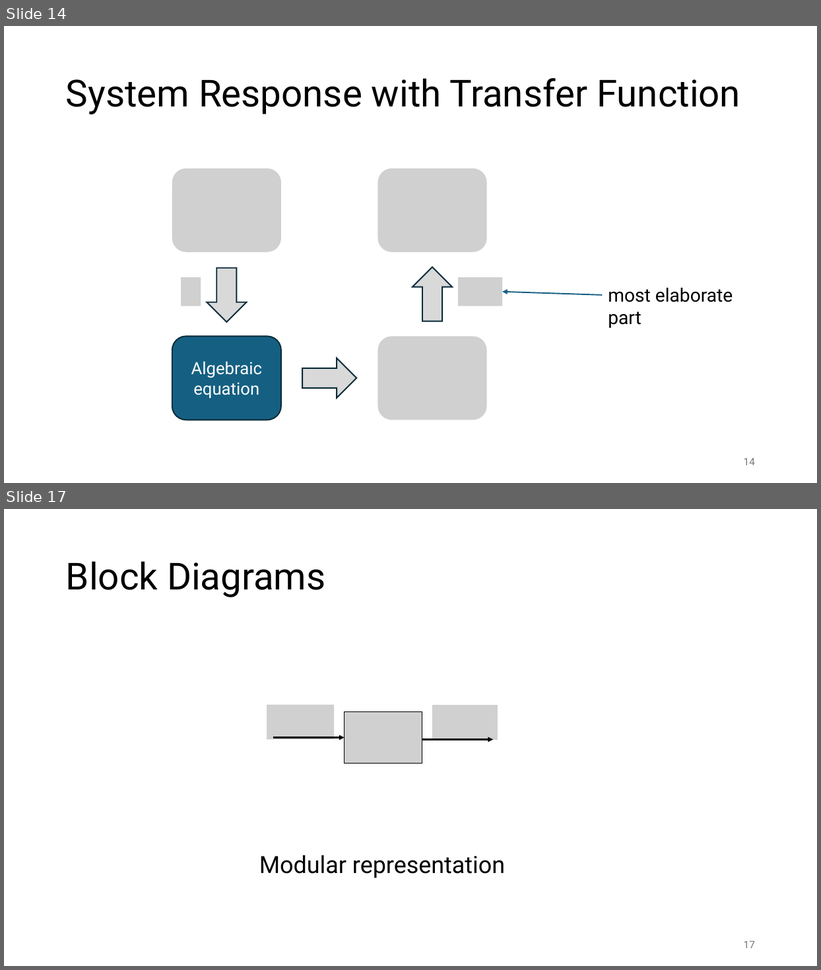
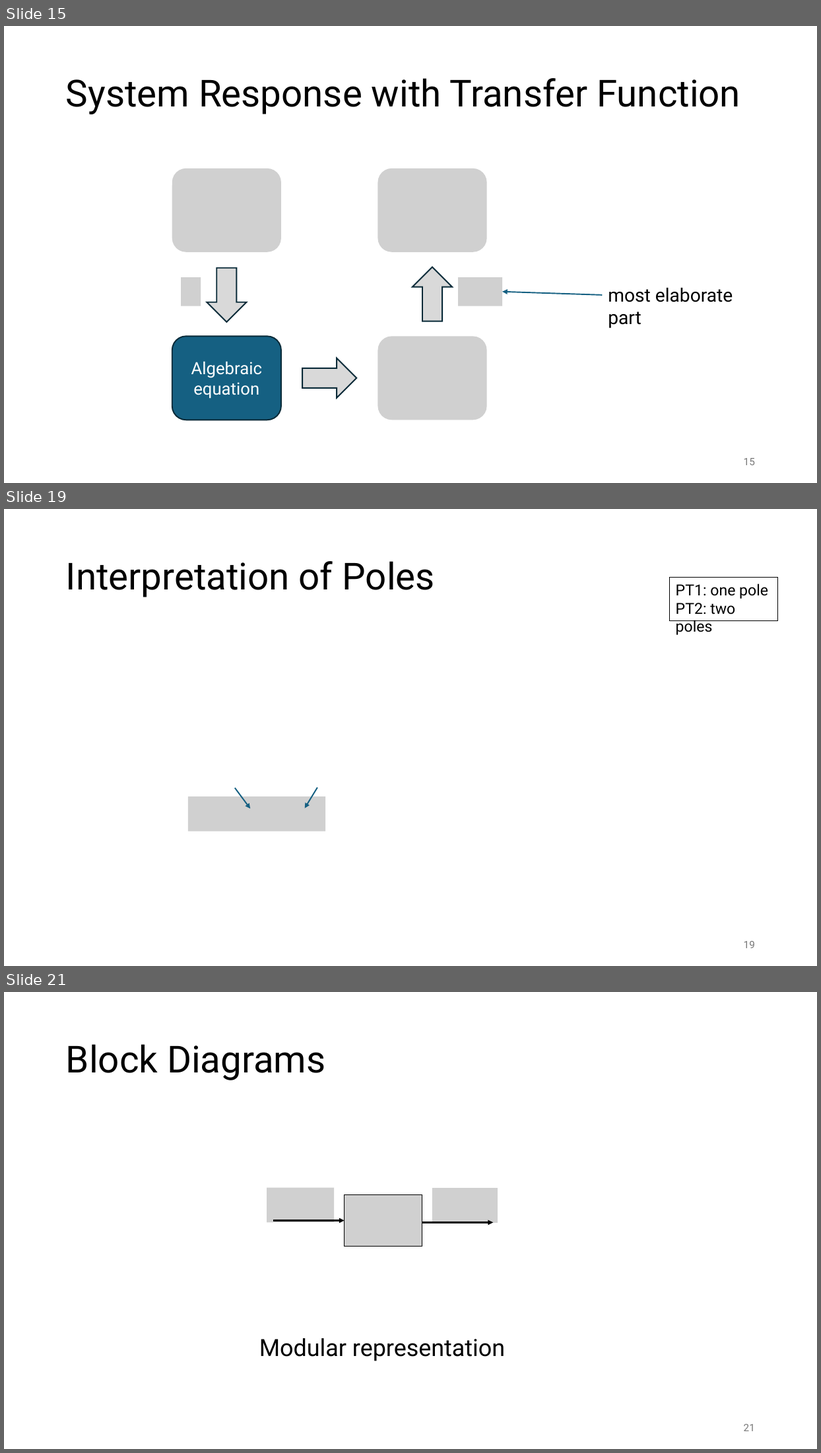
Before and after one commit to FelixWick/control_engineering, a slide deck: slides/3_Laplace.pptx. Shown one above the other, each under a label of ours: slides 14 and 17 before the commit, slides 15, 19 and 21 after it; the slides between them are not shown. The pictures are 821x970 and 821x1453 pixels, drawn with LibreOffice and Linux fonts; fonts in the diff are those of the drawing; grey boxes stand for pictures. Boxes give left, top, right and bottom in pixels: in the first picture for what was removed or moved away, otherwise in the second. Text is boxed around its words. In the diff, an @@ line names an element or a change of style, - is before the commit and + after.

Commit message:
poles and zeros

```diff
--- a/slides/3_Laplace.pptx
+++ b/slides/3_Laplace.pptx
@@ slide 19 added at (x1=4, y1=509, x2=817, y2=966), background #FFFFFF @@
@@ title added at (x1=66, y1=561, x2=435, y2=597), 44 pt, text #000000 @@
+Interpretation of Poles
@@ rectangle added at (x1=670, y1=578, x2=778, y2=621), outline #000000 0.75 pt, 18 pt, text #000000 @@
+PT1: one pole
+PT2: two poles
@@ picture added at (x1=188, y1=797, x2=325, y2=832) @@
@@ arrow added from (235, 788) to (250, 809), #156082 1.5 pt @@
@@ arrow added from (318, 788) to (305, 809), #156082 1.5 pt @@
@@ page number added at (x1=744, y1=941, x2=755, y2=949), 12 pt, text #797979 @@
+19
@@ what was slide 14 is now slide 15 @@
@@ page number at (x1=744, y1=458, x2=755, y2=466): text changed @@
-14
+15
@@ what was slide 17 is now slide 21 @@
@@ page number at (x1=744, y1=1424, x2=755, y2=1432): text changed @@
-17
+21
```
Also in this commit, not shown: 3 slides changed, 3 other slides added, 1 other file.
